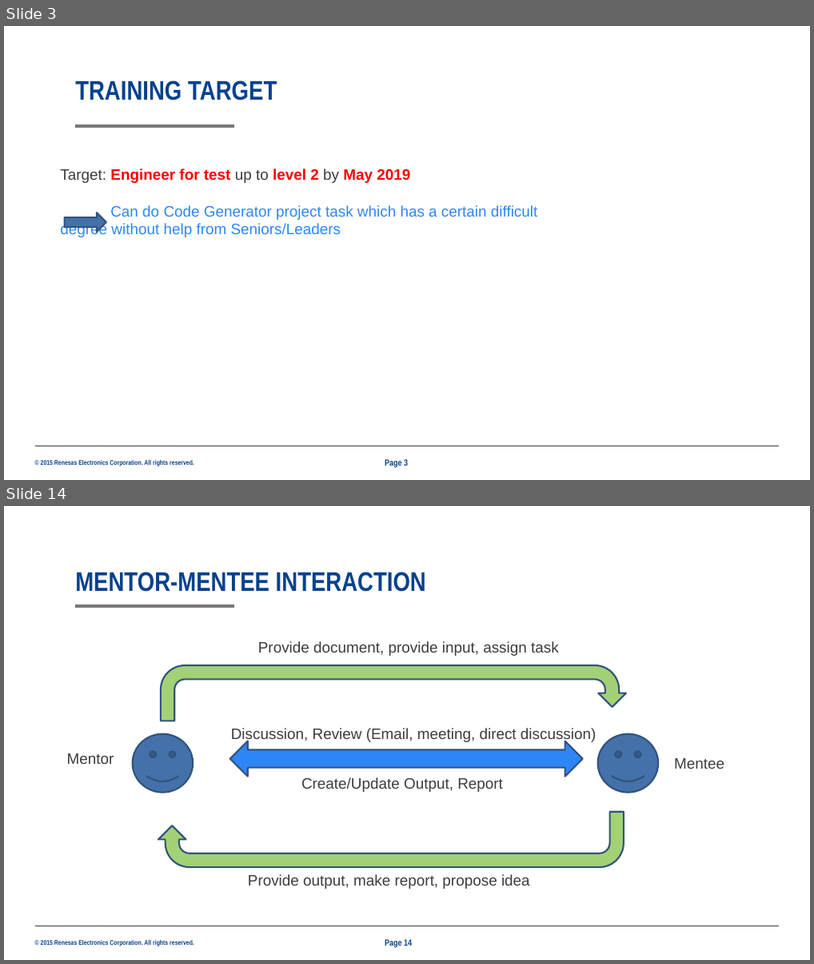
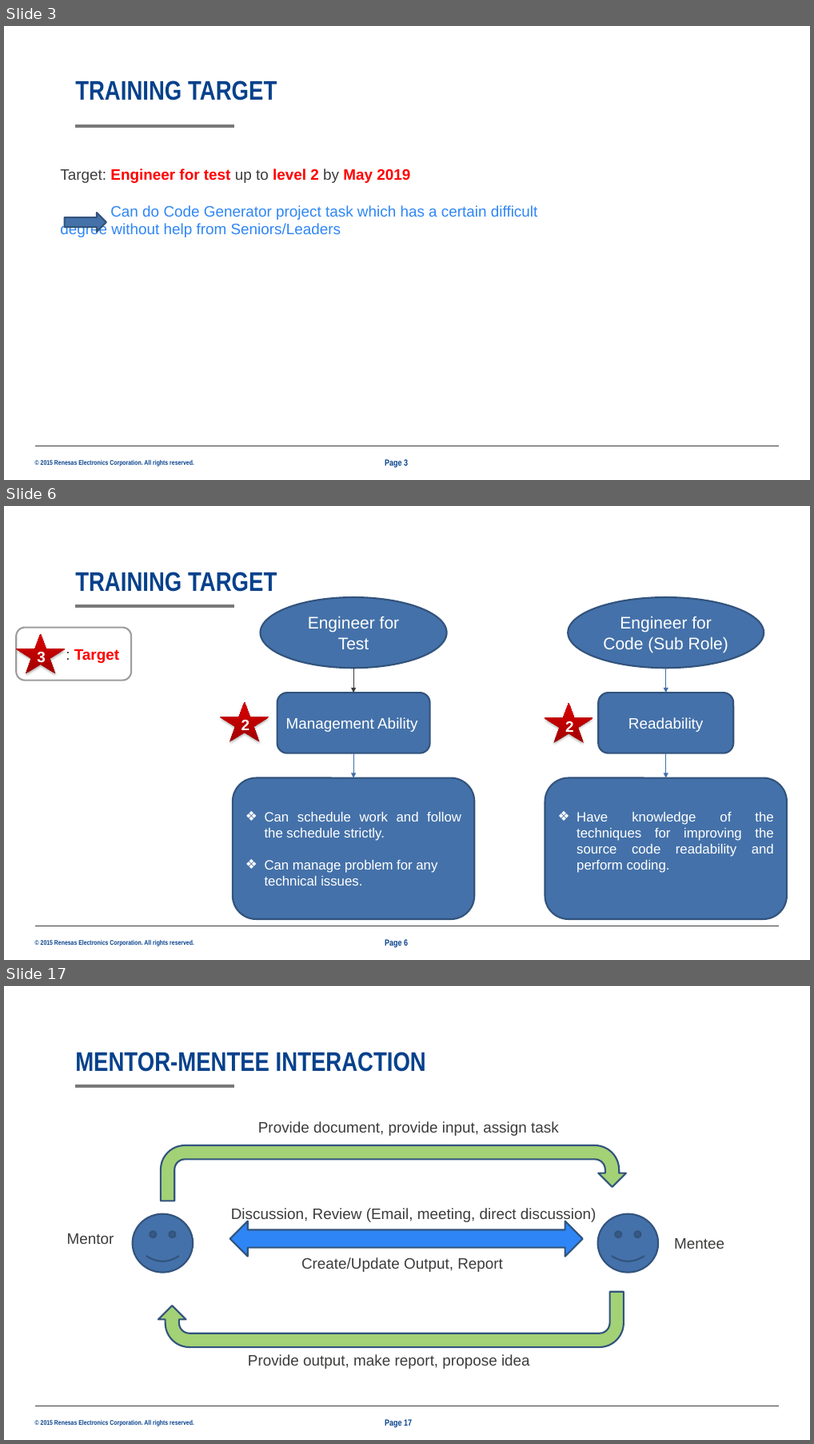
Before and after one commit to boheomap/afsdfsddsf, a slide deck: 25G_TrainingPlan_ThanhPham_2001_new_Jun28.pptx. Shown one above the other, each under a label of ours: slides 3 and 14 before the commit, slides 3, 6 and 17 after it; the slides between them are not shown. The pictures are 814x964 and 814x1444 pixels, drawn with LibreOffice and Linux fonts; fonts in the diff are those of the drawing; background and template pictures are left out. Boxes give left, top, right and bottom in pixels: in the first picture for what was removed or moved away, otherwise in the second. Text is boxed around its words. In the diff, an @@ line names an element or a change of style, - is before the commit and + after.

```diff
--- a/25G_TrainingPlan_ThanhPham_2001_new_Jun28.pptx
+++ b/25G_TrainingPlan_ThanhPham_2001_new_Jun28.pptx
@@ slide 6 added at (x1=4, y1=506, x2=810, y2=960), background #FFFFFF; not listed: 3 template elements that a slide beside it also shows @@
@@ title added at (x1=75, y1=572, x2=277, y2=592), 32 pt, text #06418C, bold @@
+TRAINING TARGET
@@ ellipse added at (x1=261, y1=597, x2=447, y2=668), fill #4471A9, outline #32547D 2 pt, 20 pt, text #FFFFFF @@
+Engineer for Test
@@ ellipse added at (x1=569, y1=597, x2=765, y2=668), fill #4471A9, outline #32547D 2 pt, 20 pt, text #FFFFFF @@
+Engineer for Code (Sub Role)
@@ rounded rectangle added at (x1=16, y1=627, x2=131, y2=680), fill #FFFFFF, outline #9D9D9D 2 pt, 18 pt, text #FF0000, bold @@
+: Target
@@ star added at (x1=16, y1=634, x2=65, y2=673), fill gradient #A00000 to #D00000 to #D10000, 18 pt, text #FFFFFF, bold @@
+3
@@ arrow added from (354, 668) to (354, 692), #3B3B3A 0.75 pt @@
@@ arrow added from (666, 668) to (666, 692), #406EA8 0.75 pt @@
@@ rounded rectangle added at (x1=278, y1=692, x2=430, y2=753), fill #4471A9, outline #32547D 2 pt, 18 pt, text #FFFFFF @@
+Management Ability
@@ rounded rectangle added at (x1=598, y1=692, x2=734, y2=753), fill #4471A9, outline #32547D 2 pt, 18 pt, text #FFFFFF @@
+Readability
@@ star added at (x1=221, y1=702, x2=269, y2=742), fill gradient #A00000 to #D00000 to #D10000, 18 pt, text #FFFFFF, bold @@
+2
@@ star added at (x1=545, y1=703, x2=594, y2=743), fill gradient #A00000 to #D00000 to #D10000, 18 pt, text #FFFFFF, bold @@
+2
@@ arrow added from (354, 753) to (354, 778), #406EA8 0.75 pt @@
@@ arrow added from (666, 753) to (666, 778), #406EA8 0.75 pt @@
@@ rounded rectangle added at (x1=233, y1=778, x2=474, y2=919), fill #4471A9, outline #32547D 2 pt, 16 pt, text #FFFFFF @@
+❖ Can schedule work and follow the schedule strictly.
+❖ Can manage problem for any technical issues.
@@ rounded rectangle added at (x1=546, y1=778, x2=787, y2=919), fill #4471A9, outline #32547D 2 pt, 16 pt, text #FFFFFF @@
+❖ Have knowledge of the techniques for improving the source code readability and perform coding.
@@ page number added at (x1=385, y1=938, x2=408, y2=947), 10.5 pt, text #06418C, bold @@
+Page 6
@@ what was slide 14 is now slide 17 @@
@@ page number at (x1=385, y1=1419, x2=412, y2=1427): text changed @@
-Page 14
+Page 17
```
Also in this commit, not shown: 9 slides changed, 5 other slides added, 3 slides removed.
